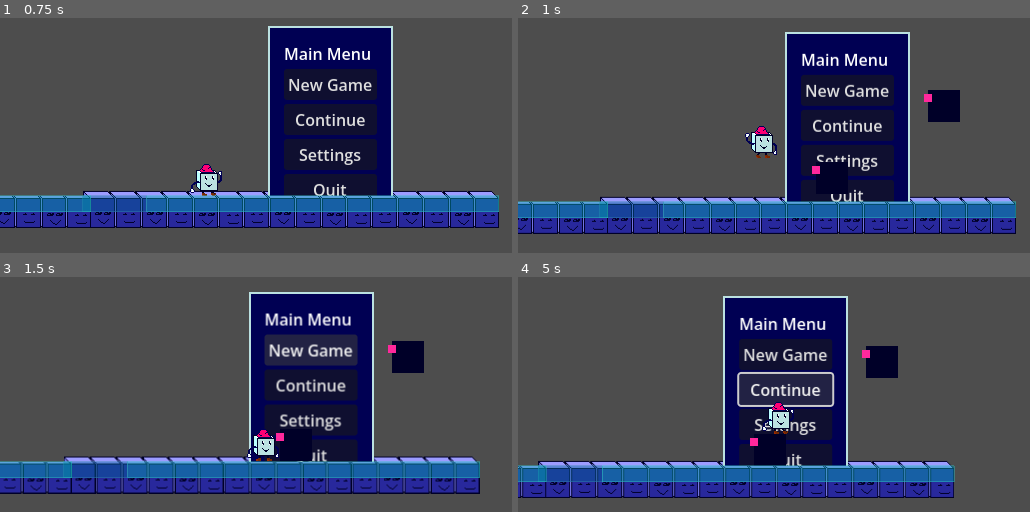
Above: before the commit, frames 1-4 (two rows, left to right).
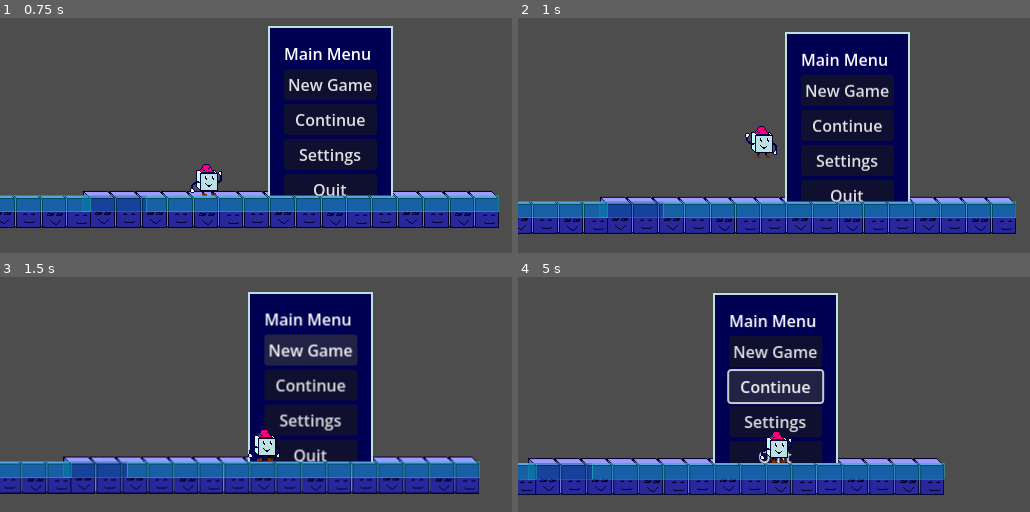
Above: after the commit, the same moments.

Repository: Doomn00b/Kewb
Game: Godot game, scene res://scenes/main.tscn
Two runs of this game, one before a commit and one after it. Both use one fixed random seed, a clock stepped at 60 frames per second and the inputs below. The engine's default icon, where the game draws it, is replaced by a stand-in: a white triangle on a blue panel in a dark square.
Inputs:
- Up to frame 1 (0.75 s): tap Enter (ui_accept) at 0.5 s; hold Right (move_forward) from 0.53 s (still down); tap Z (attack) at 0.6 s
- Up to frame 2 (1 s): keep holding Right (move_forward); tap Space (jump) at 0.77 s
- Up to frame 3 (1.5 s): release Right (move_forward) at 1.25 s; click "New Game" at 1.25 s
- Up to frame 4 (5 s): click "New Game" at 2 s; click "Continue" at 2.75 s; click "Continue" at 3.5 s; hold Right (move_forward) from 4.28 s (still down); tap Z (attack) at 4.35 s; tap Space (jump) at 4.52 s

Frame 1 is identical in both runs. In frame 2, 1.2% of the frame differs, in the area x 57-87%, y 30-75%; in frame 3, 2.3%; in frame 4, 19%, in the area x 0-86%, y 6-95%.
Error after the commit: Parse Error: Cannot find member "connect" in base "Callable". (res://characters/Enemies/enemy.gd:31)

Commit message:
CODE: Tried to connect raycast with a signal in code... doesn't work.
(In order to trigger bools when player is detected or not detected by the ray.)

Diff:
--- a/characters/Enemies/enemy.gd
+++ b/characters/Enemies/enemy.gd
@@ -15,6 +15,9 @@
 var player_chase : bool = false #Represents the enemy chasing the player or not.
 var targets : Array[Node2D]
 var atk_raycast : RayCast2D
+var edge_rayL : RayCast2D
+var edge_rayR : RayCast2D
+
 var before_1st_atk : Timer #This variable is the time between spotting the player and attacking.
 
 func _ready() -> void:
@@ -22,9 +25,12 @@
 	playerChr = get_tree().get_first_node_in_group("playerGroup")
 	print_debug("Got the player from Tree.")
 	enemies_spawned += 1 #When we start the scene, enemy-count will go up.
-	NmyArea2D.body_entered.connect(_on_cube_nmy_area_2d_body_entered) #Connecting area2D
+	#NmyArea2D.body_entered.connect(_on_cube_nmy_area_2d_body_entered) #Connecting area2D
 	NmyArea2D.body_exited.connect(_on_cube_nmy_area_2d_body_exited)
 	atk_raycast = $NmyAtkRC #We give the raycast-object (from the node-tree) to our nmy-raycast variable.
+	atk_raycast.is_colliding.connect(_on_raydetect)
+	edge_rayL = $NmyEdgeL #Give the variable the left edge ray-cast
+	edge_rayR = $NmyEdgeR #Give the variable the Right edge ray-cast
 
 # Called every frame. 'delta' is the elapsed time since the previous frame.
 func _process(delta: float) -> void:
@@ -70,27 +76,38 @@
 
 
 func _input(event: InputEvent) -> void:
-	if !targets.is_empty() and Input.is_action_just_pressed("attack"):
-		health -= 5 #Enemies health decreases by 5, per punch that connects.
+	if !targets.is_empty() and Input.is_action_just_pressed("attack"): #If there is a target (player), and it attacks...
+		health -= 5 #Enemy's health decreases by 5, per punch that connects.
 		print("Got punched by the Player!")
-
 		if health <= 0: #If the enemy is out of health, he dies.
 			queue_free() #We free the enemy from memory... we destroy it.
 			print("Something killed the Cube-enemy!")
 			#Increase score when enemy dies.
 			#GameState.increase_score(10)
 
-func _on_cube_nmy_area_2d_body_entered(node : Node2D) -> void:
+
+#REPLACE BELOW WITH RAYCAST ENTER?
+#func _on_cube_nmy_area_2d_body_entered(node : Node2D) -> void:
+	#Targetting the player
+	#if node.is_in_group("playerGroup"): #If the body that entered the Area is in the Player-group...
+		#targets.append(node) #...then put it in the list of targets.
+		#player_chase = true #And make it clear we're chasing the player.
+		#print_debug("STARTed chasing player.")
+
+func _on_raydetect(node : RayCast2D) -> void:
+	if $NmyAtkRC.is_colliding() != null:
 		#Targetting the player
-	if node.is_in_group("playerGroup"): #If the body that entered the Area is in the Player-group...
-		targets.append(node) #...then put it in the list of targets.
-		player_chase = true #And make it clear we're chasing the player.
+		if get_collision_mask_value(3): #If the body that entered the Area is in the Player-group...
+			targets.append(node) #...then put it in the list of targets.
+			player_chase = true #And make it clear we're chasing the player.
+			print_debug("STARTed chasing player.")
 
 func _on_cube_nmy_area_2d_body_exited(node : Node2D) -> void:
 		#Pesudo-code: is touching player area AND player is punching -> lower enemy health.
 	if node.is_in_group("playerGroup"):
 		targets.erase(node)
 		player_chase = false #Make sure the Enemy stops chasing the player.
+		print_debug("Stopped chasing player.")
 
 func setup_enemy(pos : Vector2 = Vector2.ZERO): #A function that readies the enemy's properties in a level.
 	self.global_position = pos #Sets up the position of the enemy.
--- a/characters/Enemies/enemy_cube.tscn
+++ b/characters/Enemies/enemy_cube.tscn
@@ -15,11 +15,12 @@
 y_sort_enabled = true
 collision_layer = 3
 script = ExtResource("1_fqm6r")
+Nmyspeed = null
 NmyArea2D = NodePath("NmyArea2D")
 metadata/_edit_group_ = true
 
 [node name="NmyCTimer" type="Timer" parent="." unique_id=1133709180]
-wait_time = 0.75
+wait_time = 1.25
 
 [node name="CollisionShape2D" type="CollisionShape2D" parent="." unique_id=168635995]
 shape = SubResource("RectangleShape2D_78frg")
--- a/characters/Player/player.tscn
+++ b/characters/Player/player.tscn
@@ -140,6 +140,7 @@
 
 [node name="Detection" type="Area2D" parent="." unique_id=263225864]
 collision_layer = 5
+collision_mask = 5
 
 [node name="DetectionCollisionShape2D" type="CollisionShape2D" parent="Detection" unique_id=331019338]
 shape = SubResource("RectangleShape2D_8gp0o")
--- a/scenes/KewbTest1.tscn
+++ b/scenes/KewbTest1.tscn
@@ -91,11 +91,14 @@
 enemy_tscn = ExtResource("2_j8rsw")
 spawn_points = [NodePath("Point"), NodePath("Point2")]
 
+[node name="SpawnCooldown" parent="EnemySpawner2" index="0" unique_id=1656349062]
+wait_time = 0.5
+
 [node name="Point" parent="EnemySpawner2" index="1" unique_id=251681297]
 position = Vector2(352, 120)
 
 [node name="Point2" type="Marker2D" parent="EnemySpawner2" unique_id=1148452854]
-position = Vector2(240, 192)
+position = Vector2(216, 168)
 
 [node name="BlueTilesTop" type="TileMapLayer" parent="." unique_id=1119523911]
 visibility_layer = 2
